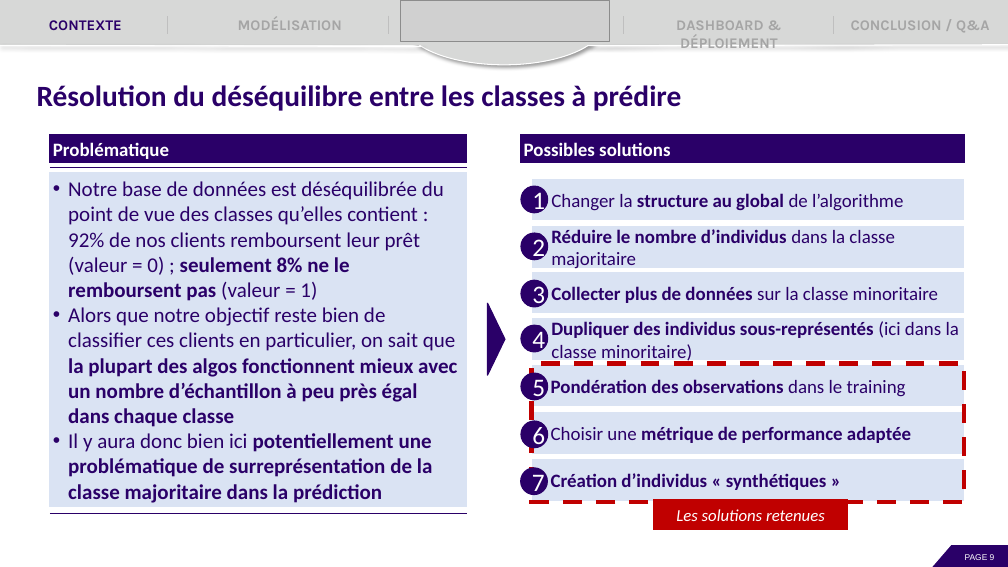
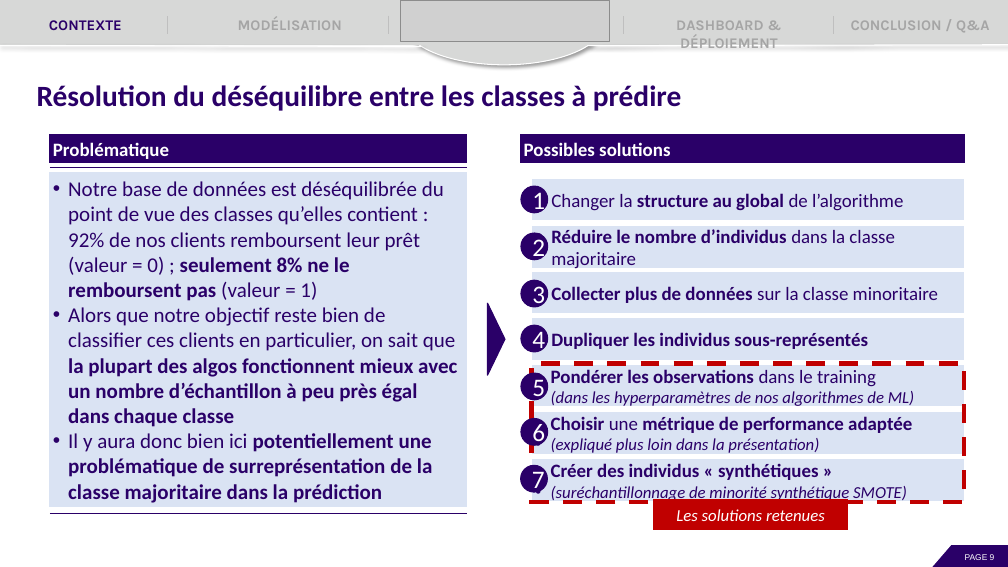
Before and after one commit to EtudiantOC2/implement_scoring_model_v2, a slide deck: slide 9 of evaluation/P7_Presentation.pptx. Drawn at 1008x567 pixels with LibreOffice and Linux fonts; fonts in the diff are those of the drawing; grey boxes stand for pictures. Boxes give left, top, right and bottom in pixels: in the first picture for what was removed or moved away, otherwise in the second. Text is boxed around its words. In the diff, an @@ line names an element or a change of style, - is before the commit and + after.

```diff
--- a/evaluation/P7_Presentation.pptx
+++ b/evaluation/P7_Presentation.pptx
@@ text in rectangle at <box>551,332,868,349</box>: text changed @@
-• Dupliquer des individus sous-représentés (ici dans la classe minoritaire)
+• Dupliquer les individus sous-représentés
@@ text in rectangle at <box>551,369,914,406</box>: text changed; size 18 to 16 pt; bold off; italic on @@
-• Pondération des observations dans le training
+• Pondérer les observations dans le training
+• (dans les hyperparamètres de nos algorithmes de ML)
@@ text in rectangle at <box>609,416,912,433</box>: bold on in "Choisir" @@
@@ text in rectangle at <box>551,438,819,453</box>: paragraph added @@
+• (expliqué plus loin dans la présentation)
@@ text in rectangle at <box>551,463,907,502</box>: text changed; size 18 to 16 pt; bold off; italic on @@
-• Création d’individus « synthétiques »
+• Créer des individus « synthétiques »
+• (suréchantillonnage de minorité synthétique SMOTE)
```
Also in this commit, not shown: 8 other slides changed, 1 slide added, 8 other files.
